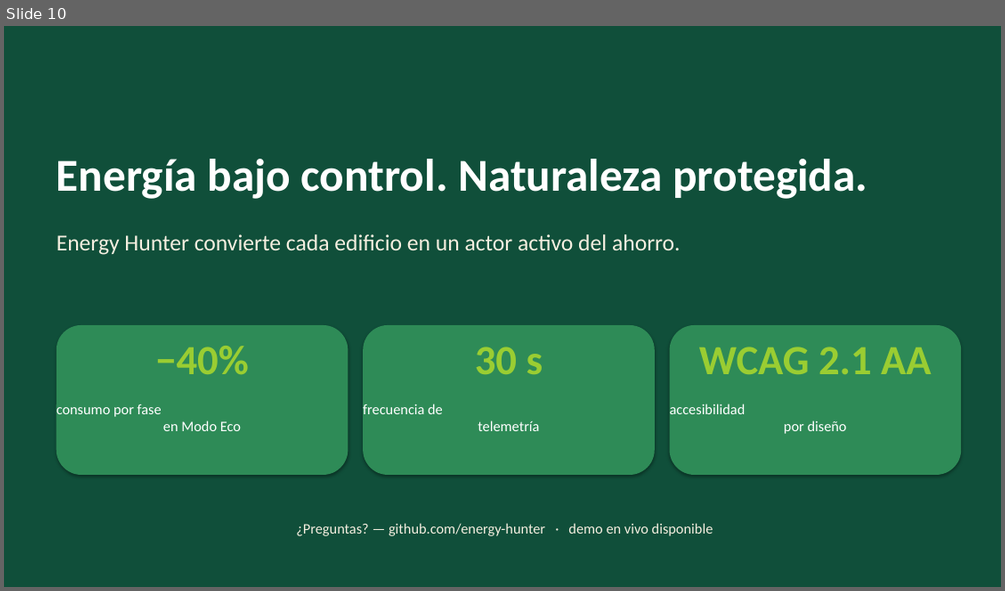
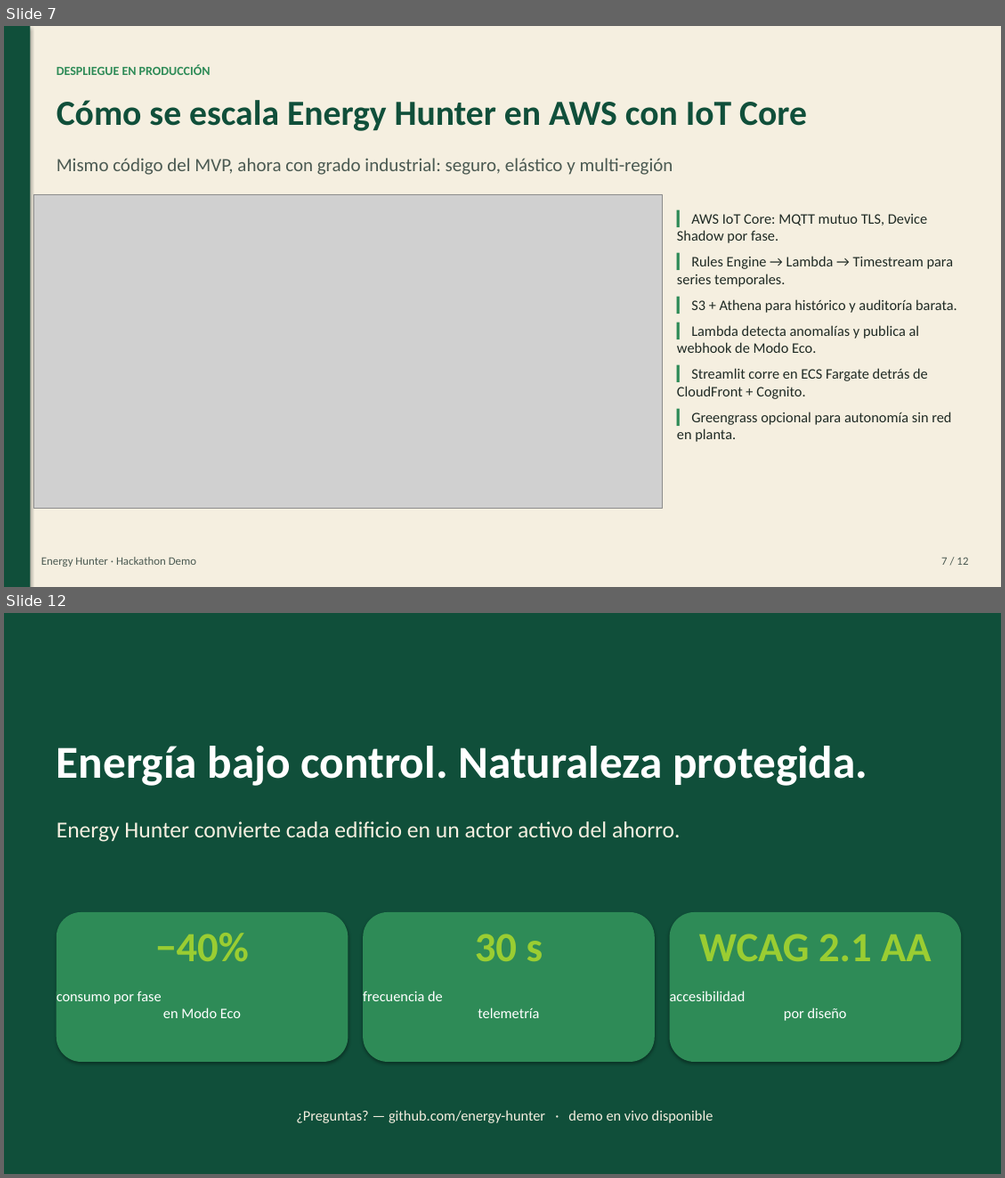
Before and after one commit to oscarbvw/hackatonrojo, a slide deck: presentations/energy_hunter_pitch.pptx. Shown one above the other, each under a label of ours: slide 10 before the commit, slides 7 and 12 after it; the slides between them are not shown. The pictures are 1005x591 and 1005x1178 pixels, drawn with LibreOffice and Linux fonts; fonts in the diff are those of the drawing; grey boxes stand for pictures. Boxes give left, top, right and bottom in pixels: in the first picture for what was removed or moved away, otherwise in the second. Text is boxed around its words. In the diff, an @@ line names an element or a change of style, - is before the commit and + after.

```diff
--- a/presentations/energy_hunter_pitch.pptx
+++ b/presentations/energy_hunter_pitch.pptx
@@ slide 7 added at box(4, 26, 1001, 587), background #FFFFFF @@
@@ rectangle added at box(4, 26, 1001, 587), fill #F5EFE0 @@
@@ rectangle added at box(4, 26, 30, 587), fill #104F3A @@
@@ text added at box(57, 65, 210, 75), 12 pt, text #2E8B57, bold @@
+DESPLIEGUE EN PRODUCCIÓN
@@ text added at box(57, 100, 807, 131), 34 pt, text #104F3A, bold @@
+Cómo se escala Energy Hunter en AWS con IoT Core
@@ text added at box(57, 158, 673, 175), 18 pt, text #4B5A52 @@
+Mismo código del MVP, ahora con grado industrial: seguro, elástico y multi-región
@@ picture added at box(34, 194, 662, 508) @@
@@ text added at box(677, 214, 957, 442), 14 pt, text #1F2A24 @@
+▎ AWS IoT Core: MQTT mutuo TLS, Device Shadow por fase.
+▎ Rules Engine → Lambda → Timestream para series temporales.
+▎ S3 + Athena para histórico y auditoría barata.
+▎ Lambda detecta anomalías y publica al webhook de Modo Eco.
+▎ Streamlit corre en ECS Fargate detrás de CloudFront + Cognito.
+▎ Greengrass opcional para autonomía sin red en planta.
@@ text added at box(41, 556, 196, 566), 11 pt, text #4B5A52 @@
+Energy Hunter · Hackathon Demo
@@ text added at box(941, 556, 968, 564), 11 pt, text #4B5A52 @@
+7 / 12
@@ what was slide 10 is now slide 12 @@
```
Also in this commit, not shown: 8 slides changed, 1 other slide added, 3 other files.
